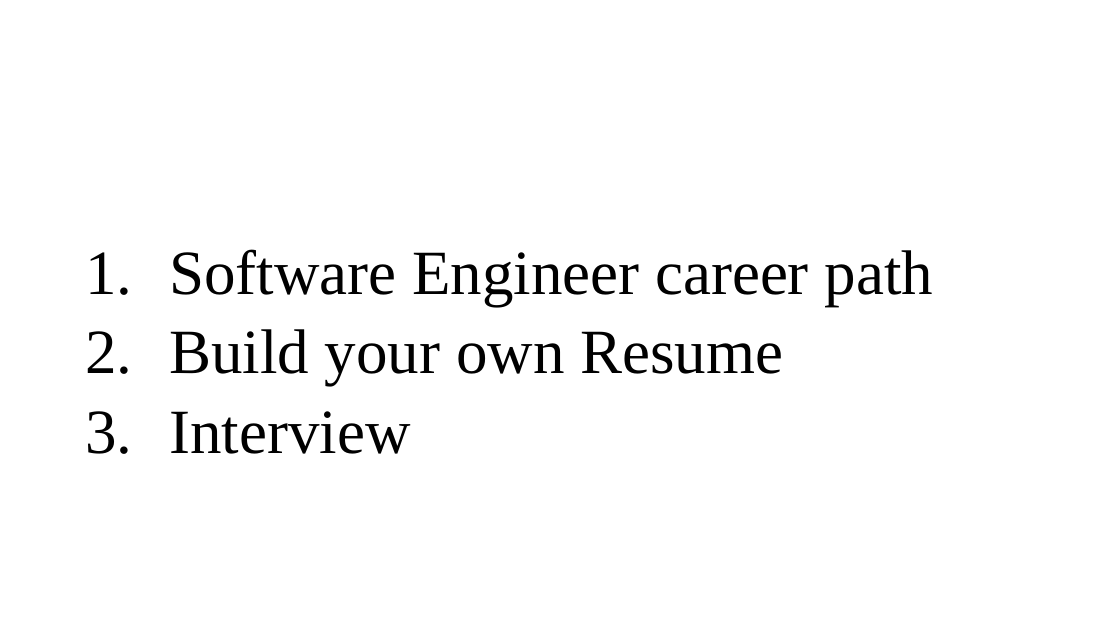
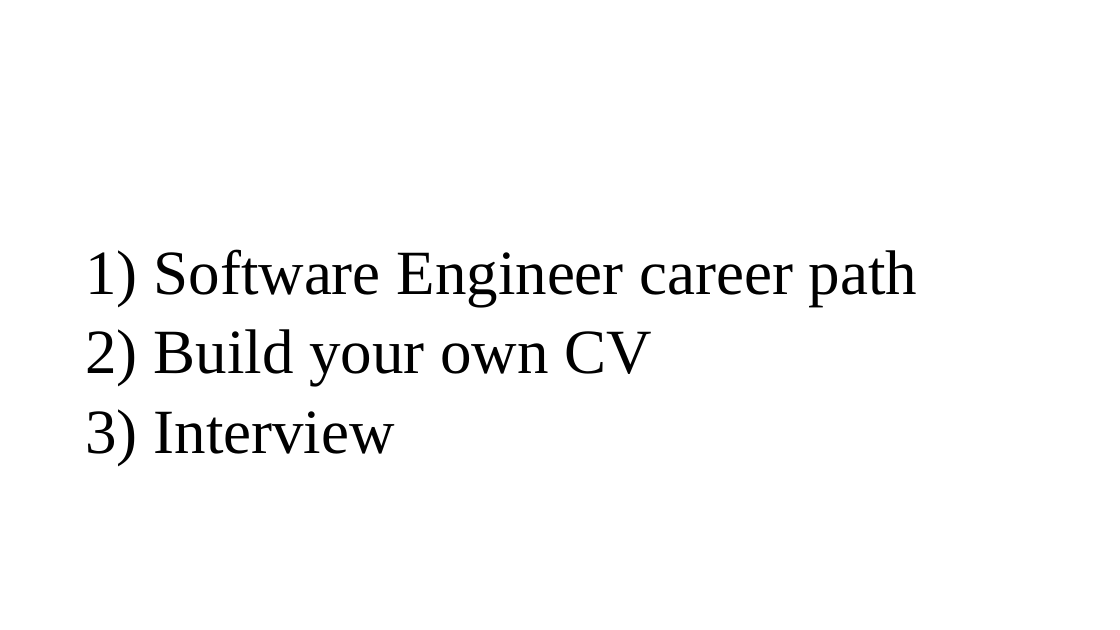
Before and after one commit to ngohungphuc/Presentation, a slide deck: slide 2 of SE.pptx. Drawn at 1120x630 pixels with LibreOffice and Linux fonts; fonts in the diff are those of the drawing. Boxes give left, top, right and bottom in pixels: in the first picture for what was removed or moved away, otherwise in the second. Text is boxed around its words. In the diff, an @@ line names an element or a change of style, - is before the commit and + after.

```diff
--- a/SE.pptx
+++ b/SE.pptx
@@ text at [154,249,917,454]: bullet 1. to 1) @@
@@ text at [154,329,652,386]: text changed @@
-2. Build your own Resume
+2) Build your own CV
```
Also in this commit, not shown: 8 other slides changed.
